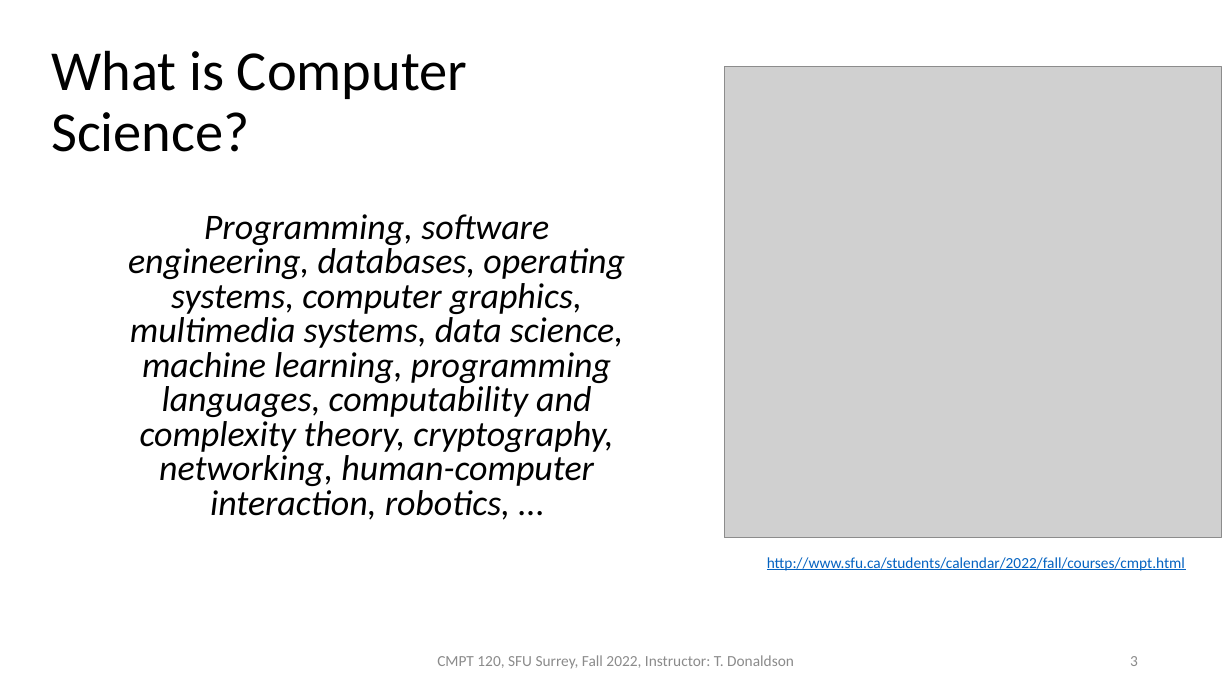
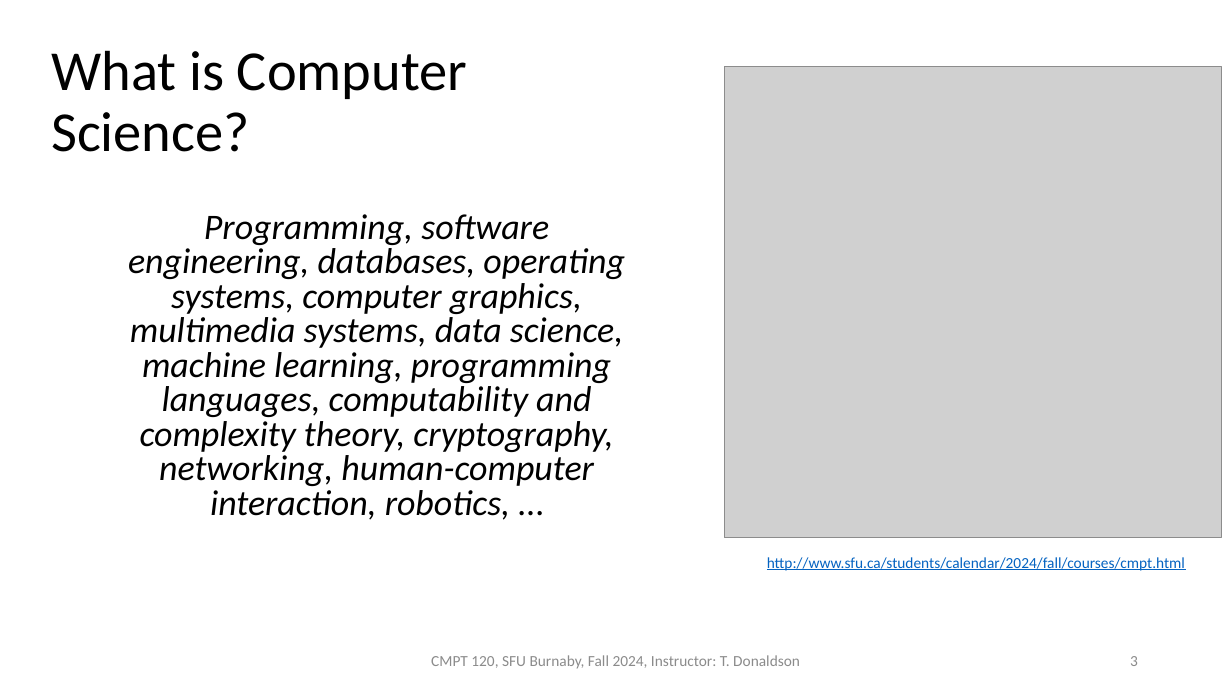
Before and after one commit to tjd1234/cmpt120fall2024, a slide deck: slide 3 of lectures/lecture1/lecture1.pptx. Drawn at 1232x693 pixels with LibreOffice and Linux fonts; fonts in the diff are those of the drawing; grey boxes stand for pictures. Boxes give left, top, right and bottom in pixels: in the first picture for what was removed or moved away, otherwise in the second. Text is boxed around its words. In the diff, an @@ line names an element or a change of style, - is before the commit and + after.

```diff
--- a/lectures/lecture1/lecture1.pptx
+++ b/lectures/lecture1/lecture1.pptx
@@ text at box(767, 557, 1185, 571): text changed @@
-http://www.sfu.ca/students/calendar/2022/fall/courses/cmpt.html
+http://www.sfu.ca/students/calendar/2024/fall/courses/cmpt.html
@@ text at box(431, 655, 800, 669): text changed @@
-CMPT 120, SFU Surrey, Fall 2022, Instructor: T. Donaldson
+CMPT 120, SFU Burnaby, Fall 2024, Instructor: T. Donaldson
```
Also in this commit, not shown: 9 other slides changed, 8 other files.
